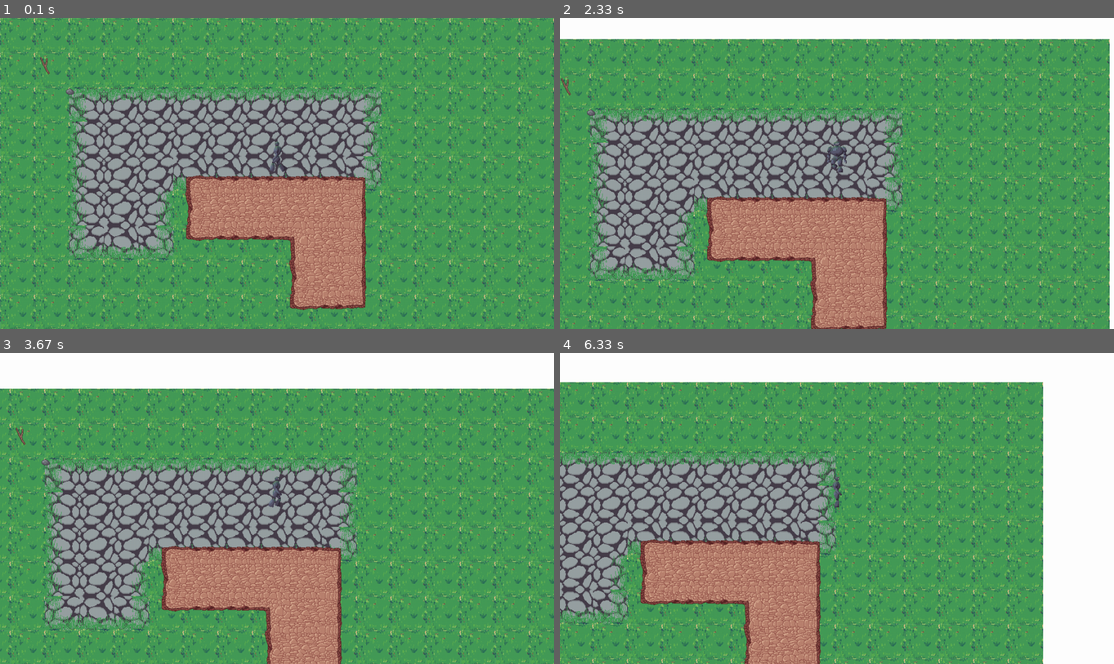
Above: before the commit, frames 1-4 (two rows, left to right).
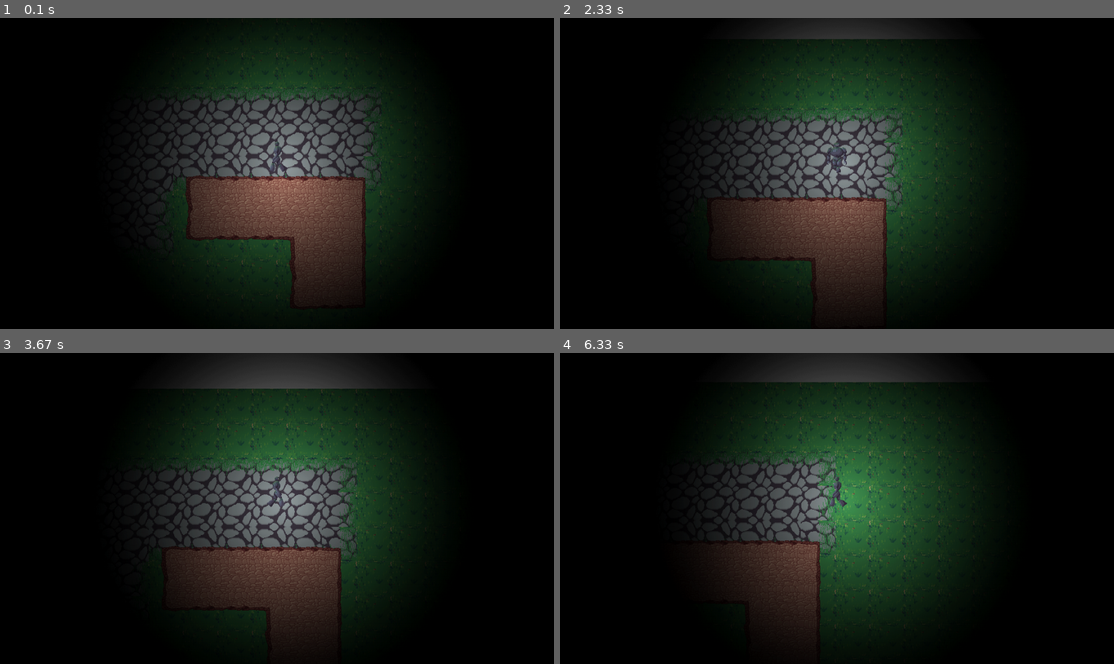
Above: after the commit, the same moments.

Repository: Trickli-bit/EF_Woche_Pygames
Game: pygame game, started from main.py
Same seed, same stepped clock (60 frames per second), same inputs: the game is played once before the commit and once after it.
Inputs:
- Up to frame 1 (0.1 s): no input
- Up to frame 2 (2.33 s): hold Right 0.33-0.8 s; hold Up 0.83-1.13 s; hold Right 1.17-1.63 s; hold Left 1.67-2.2 s; hold Down from 2.23 s (still down)
- Up to frame 3 (3.67 s): release Down at 2.53 s; hold Left 2.57-2.97 s; hold Up 3-3.37 s; hold Right from 3.4 s (still down)
- Up to frame 4 (6.33 s): release Right at 4.03 s; hold Down 4.07-4.43 s; hold Left 4.47-4.93 s; hold Right 4.97-5.43 s; hold Up 5.47-5.77 s; hold Right 5.8-6.27 s; hold Left from 6.3 s (still down)

The runs differ from the first frame. In frame 1, 99% of the frame differs, in the area x 0-100%, y 0-100%; in frame 2, 99%; in frame 3, 99%; in frame 4, 99%.

Commit message:
VignietteAndPuff

Diff:
--- /dev/null
+++ b/Engine/Entity_Classes/animations.py
@@ -0,0 +1,8 @@
+import Engine.entities as entities
+
+class pick_up_animation(entities.Entity):
+    def __init__(self, pos_x, pos_y, rect = entities.pygame.Rect(0,0,64,64), rect_attach = "center", scale = (64, 64), source = r"Engine\Entity_Classes\Sprites_Entity_Classes\pick_up.png", solid = False, is_spritesheet = True, fix = False, base_sprite=0, ani_frames_count=4, ani_animations={"pick_up": [0,3,5,False]}):
+        super().__init__(pos_x, pos_y, rect, rect_attach, scale, source, solid, is_spritesheet, fix, base_sprite, ani_frames_count, ani_animations)
+
+    def update(self, dx=0, dy=0, *args):
+        return super().update(dx, dy, *args)
--- a/Engine/Entity_Classes/collectable.py
+++ b/Engine/Entity_Classes/collectable.py
@@ -2,6 +2,8 @@
 import Main.events
 import pygame
 import Player.player as player
+import Engine.Entity_Classes.animations as animations
+import Main.events as events
 
 class Collectable(entities.Entity):
     def __init__(self, pos_x, pos_y, rect, rect_attach, scale = (64,64), source = None, solid = False, is_spritesheet = False, base_sprite = 0, ani_frames_count = 0, ani_animations = {}):
@@ -10,6 +12,7 @@
         self.name = "Collectable"  # Basisname
         self.value = 0
         self.collected = False  # Ob das Objekt schon gesammelt wurde
+        self.pick_up = None  # Platzhalter für die Aufsammel-Animation
 
 
     def collide_with_player(self, player_obj):
@@ -31,7 +34,18 @@
             self.collected = True
             player_obj.item_dict[self.name] = player_obj.item_dict.get(self.name, 0) + self.value
             print(f"[DEBUG] {player_obj} hat {self.name} eingesammelt! Inventar: {player_obj.item_dict}")
+            self.pick_up = animations.pick_up_animation(self.rect.centerx, self.rect.centery)
+            events.checkAnimations(self.pick_up)
+
+
+
             self.kill()  # Entfernt das Collectable aus allen Sprite-Gruppen
+
+    def update(self, dx = 0, dy = 0, keys = []):
+        super().update(dx, dy, keys)
+
+
+
 
 class Stick(Collectable):
      def __init__(self, pos_x, pos_y, rect = pygame.Rect(0, 0, 64, 64), rect_attach = "topleft", scale = (64,64), source = r"Engine\Entity_Classes\Sprites_Entity_Classes\stock-pixilart (2).png", solid = False, is_spritesheet = False, base_sprite=0, ani_frames_count=0, ani_animations= {}):
--- a/Engine/entities.py
+++ b/Engine/entities.py
@@ -1,3 +1,5 @@
+# Engine/entities.py  (ersetzt die Entity- und EntityMovable-Klassen)
+
 import pygame
 import Engine.sprite_sheet as sprite_sheet
 import Main.settings as settings
@@ -19,41 +21,70 @@
         self.pos_y = pos_y
         self.ani_animations = ani_animations
 
+        # wichtig für späteres Rescaling / base-frame
+        self.scale = scale
+        self.base_sprite = base_sprite
+        self.ani_frames_count = ani_frames_count
+
         if is_spritesheet:
+            # Animation-Objekt pro-Instanz (frames werden intern gecached)
             self.Animation = sprite_sheet.SpriteSheetAnimation(source, rect, ani_frames_count, ani_animations, base_sprite)
-            self.image = self.Animation.frames[base_sprite]
+
+            # Setze das sichtbare Bild initial auf das base_sprite (so bleiben Tiles korrekt)
+            try:
+                base_img = self.Animation.frames[self.base_sprite]
+            except Exception:
+                # Fallback: das standardframe der Animation
+                base_img = getattr(self.Animation, "standardframe", self.Animation.frames[0])
+            self.image = pygame.transform.scale(base_img, self.scale)
         else:
             self.Animation = sprite_sheet.SpriteSheet(source)
             self.image = self.Animation.sprite_extraction(rect)
-
-        self.image = pygame.transform.scale(self.image, scale)
+            self.image = pygame.transform.scale(self.image, self.scale)
+
         self.rect = self.image.get_rect()
-
         setattr(self.rect, self.rect_attach, (self.pos_x, self.pos_y))
         rect.x = self.pos_x
         rect.y = self.pos_y
 
     def update(self, dx = 0, dy = 0, *args):
-        # Animation aktualisieren
+        # Animation nur aktualisieren UND auf self.image übernehmen, wenn:
+        # - die Entität tatsächlich Animationen definiert hat (ani_animations != {})
+        #   -> normale animierbare Entitäten (z.B. NPCs, pick_up, Player)
+        # - ODER wenn eine Animation extern gestartet wurde und aktiv ist (sicherheit)
         if self.is_spritesheet:
-            if self.ani_animations != {}:
+            should_update_image = False
+            if self.ani_animations and len(self.ani_animations) > 0:
+                should_update_image = True
+            elif getattr(self.Animation, "active", False):
+                should_update_image = True
+
+            if should_update_image:
+                # Advance animation frames
                 self.Animation.update()
+                # Aktualisiere self.image nur für animierte Entities (so behalten statische Tiles ihr initial gesetztes Bild)
+                try:
+                    new_img = self.Animation.image
+                    new_img = pygame.transform.scale(new_img, self.scale)
+                    # Falls die Entität ein flip-Flag hat (movable entities), flip hier
+                    if getattr(self, "flip", False):
+                        new_img = pygame.transform.flip(new_img, True, False)
+                    self.image = new_img
+                except Exception:
+                    # keep current image on error
+                    pass
+
         if not self.fix:
             self.rect.x += dx
             self.rect.y += dy
 
 
-
-
 class EntityMovable(Entity):
-
 
     def __init__(self, pos_x, pos_y, rect, rect_attach, scale, source, solid, is_spritesheet, fix = False, base_sprite = 0, ani_frames_count=0, ani_animations={}):
         super().__init__(pos_x, pos_y, rect, rect_attach, scale, source, solid, is_spritesheet, fix, base_sprite, ani_frames_count, ani_animations)
 
-        """Entität die sich bewegen kann. Erbt von Entity.
-        param: \t pos_x, pos_y, breite, höhe, Rechteck_attachment, Skalierung, Pfad, Ist_SpriteSheet?, Basis Sprite, Anz. Frames, Animationen in einem Dict mit {"Animationsname" : [start Frame, letztes Frame, geschwindigkeit, loop (bolean)] ---> Standart: "walking_a", "walking_d", "walking_s", "walking_w" -> Dabei soll immer ein Frame zuvor für das Standartframe sein.]}"""
-        # Afubau SpriteSheet Frame 1: standarfframe walking_a, 2-n walking animation_a, n+1: standartframe walking_d, n+2 - s animation_d, s+1: standardframe walking_s, s+2 - m walking_s animation, m+1: standardframe walking_w, m+2 - x walking_w animation
+        """Entität die sich bewegen kann. Erbt von Entity."""
         self.dx = 0
         self.dy = 0
         self.speed = 3
@@ -64,37 +95,89 @@
     def animation_movement_adjustement(self):
         """
         Passt die Animation je nach Bewegungsrichtung an.
-        Erwartet Animationsnamen: 'walking', 'walking_s', 'walking_w'.
-        Bei Bewegung nach links wird das Bild geflippt.
-        Startet Animation nur, wenn sie sich ändert. Stoppt nur bei Stillstand.
+        - Wählt zuerst die gewünschte Richtung (desired).
+        - Wenn genau passende Animation (z.B. 'walking_a') existiert, nutze sie, kein Flip.
+        - Falls nur die Gegenrichtung existiert (z.B. nur 'walking_d' vorhanden),
+          nutze diese und flippe horizontal (nur für links/rechts).
+        - Wenn keine passende Animation existiert, ändere nichts.
         """
 
+        # Bestimme Wunschrichtung
+        desired = None
         if self.dx > 0:
-            self.animation_name = 'walking_d'
+            desired = 'walking_d'
         elif self.dx < 0:
-            self.animation_name = 'walking_a'
+            desired = 'walking_a'
         elif self.dy < 0:
-            self.animation_name = 'walking_w'
+            desired = 'walking_w'
         elif self.dy > 0:
-            self.animation_name = 'walking_s'
-
+            desired = 'walking_s'
+
+        # Wähle Animation und ob wir flippen müssen
+        anim_to_start = None
+        flip_needed = False
+
+        if desired is not None:
+            # benutze direkte Animation, falls vorhanden
+            if desired in getattr(self, "ani_animations", {}):
+                anim_to_start = desired
+                flip_needed = False
+            else:
+                # fallback: versuche die Gegenrichtung (opposite)
+                opposite_map = {
+                    'walking_a': 'walking_d',
+                    'walking_d': 'walking_a',
+                    'walking_w': 'walking_s',
+                    'walking_s': 'walking_w'
+                }
+                opp = opposite_map.get(desired)
+                if opp and opp in getattr(self, "ani_animations", {}):
+                    anim_to_start = opp
+                    # Flip nur horizontal, nicht vertikal
+                    flip_needed = True if desired in ('walking_a', 'walking_d') else False
+
+        # setze flip-flag (wichtig falls vorher ein anderer Wert da war)
+        self.flip = flip_needed
+
+        # Wenn Spritesheet vorhanden: starte/stoppe Animationen korrekt und aktualisiere self.image
         if self.is_spritesheet:
-
+            # Stillstand -> Zurück auf Standframe
             if self.dx == 0 and self.dy == 0 and self.last_animation != (None, False):
                 self.last_animation = (None, self.flip)
-                print(self.Animation.current_range)
-                self.Animation.stop_animation(self.Animation.current_range[1]+1)
-                self.image = self.Animation.image
-                if self.flip:
-                    self.image = pygame.transform.flip(self.image, True, False)
+                # stoppe aktuelle Animation
+                try:
+                    self.Animation.stop_animation(self.Animation.current_range[1] + 1)
+                except Exception:
+                    pass
+                # setze das Image auf das, was Animation momentan liefert (skalieren & flip falls nötig)
+                try:
+                    img = self.Animation.image
+                    img = pygame.transform.scale(img, self.scale)
+                    if self.flip:
+                        img = pygame.transform.flip(img, True, False)
+                    self.image = img
+                except Exception:
+                    pass
                 self.animation_name = None
             else:
-                if self.last_animation != (self.animation_name, self.flip):
-                    self.Animation.stop_animation(self.Animation.current_range[1]+1)
-                    self.Animation.start_animation(self.animation_name)
-                    self.last_animation = (self.animation_name, self.flip)
-            self.image = self.Animation.image
-
+                # Wenn eine Animation gewählt wurde: starte sie falls sie neu ist
+                if anim_to_start is not None:
+                    if self.last_animation != (anim_to_start, self.flip):
+                        try:
+                            self.Animation.stop_animation(self.Animation.current_range[1] + 1)
+                        except Exception:
+                            pass
+                        self.Animation.start_animation(anim_to_start)
+                        self.last_animation = (anim_to_start, self.flip)
+                # sync aktuelles Frame ins sichtbare Bild (auch wenn gleiche Animation läuft)
+                try:
+                    img = self.Animation.image
+                    img = pygame.transform.scale(img, self.scale)
+                    if self.flip:
+                        img = pygame.transform.flip(img, True, False)
+                    self.image = img
+                except Exception:
+                    pass
 
     def collition(self, entity):
         """Berechnet die Kollisionsrichtung basierend auf Rechtecksüberlappung."""
@@ -119,9 +202,5 @@
                 self.solid_collision_direction = "up"
 
     def update(self, dx = 0, dy = 0, *args):
-
-        """ Aktualisiert die Position und Animation der beweglichen Entität.
-        param:\t keys (pygame.key.get_pressed()) """
-
         super().update(dx, dy, *args)
         self.animation_movement_adjustement()
--- a/Engine/sprite_sheet.py
+++ b/Engine/sprite_sheet.py
@@ -54,7 +54,6 @@
         self.current_range = [0,0,0,True]
 
         if filename not in frames_dict:
-            print("new Animation", image_count)
             self.frames = self.load_sprites(rect, image_count)
             frames_dict[filename] = self.frames
         else:
@@ -83,7 +82,9 @@
             self.current_frame += 1
             if self.current_frame >= self.current_range[1] + 1:
                 if not self.loop:
-                    self.stop_animation()
+                    print("stopping animation")
+
+                    self.stop_animation(self.current_range[1])
                 self.current_frame = self.current_range[0]
         self.framecounter += 1
         return self.current_frame
@@ -95,7 +96,9 @@
 
     def update_image(self):
         """ Aktualisiert das Bild (self.image) mit dem nächsten Frame der Animation."""
-        self.image = self.frames[self.next_frame()]
+        next_frame_int = self.next_frame()
+        print(next_frame_int, self.animations)
+        self.image = self.frames[next_frame_int]
 
     def update(self):
         """ Wird von pygame.sprite.Group() automatisch aufgerufen, um das Sprite zu aktualisieren.
--- a/Main/events.py
+++ b/Main/events.py
@@ -1,3 +1,4 @@
+
 class Collision:
     """Kollisionsklasse für feste und bewegliche Objekte."""
 
@@ -24,3 +25,15 @@
             self.collide_with_solid(movable)
         for player in self.playerGroup:
             self.collide_with_solid(player)
+
+animation_to_add = None
+
+def checkAnimations(animation):
+    global animation_to_add
+    animation_to_add = animation
+    addingAnimation()
+
+
+def addingAnimation():
+    global animation_to_add
+    return animation_to_add
--- /dev/null
+++ b/Main/sounds.py
@@ -0,0 +1,7 @@
+import pygame
+pygame.mixer.init()
+slow_theme = pygame.mixer.Sound(r"Main\sounds\slow_themes.mp3")
+
+def play_background_music():
+    slow_theme.set_volume(0)
+    slow_theme.play(loops = -1)
--- a/Player/player.py
+++ b/Player/player.py
@@ -43,10 +43,20 @@
 
 
 
-    def update(self, dx = 0, dy = 0, keys = []):
-
+    def update(self, dx = 0, dy = 0, keys = None):
         """ Aktualisiert die Position und Animation des Spielers.
         param:\t keys (pygame.key.get_pressed()) """
-        super().update()
-        if keys != []:
+        if keys is None:
+            keys = []
+
+        # 1) Berechne die Bewegung basierend auf Tastendrücken -> setzt self.dx / self.dy
+        if keys:
             self.calculating_movement(keys)
+
+        # 2) Trigger Animation basierend auf self.dx / self.dy (direkt, damit Animation korrekt gesetzt wird)
+        #    (ruft die Methode aus EntityMovable, die jetzt robuster mit Flip umgeht)
+        self.animation_movement_adjustement()
+
+        # 3) Danach das normale Update von Entity/EntityMovable ausführen.
+        #    Wichtig: wir übergeben die Parameter dx,dy wie vom main-loop erwartet
+        super().update(dx, dy, keys)
--- a/main.py
+++ b/main.py
@@ -8,6 +8,7 @@
 import sys
 import time
 import Engine.Entity_Classes.collectable as collectable
+import Main.sounds as sounds
 
 
 pygame.init()
@@ -21,6 +22,10 @@
 floor_group = pygame.sprite.Group()
 moving_entities_group = pygame.sprite.Group()
 playerGroup = pygame.sprite.GroupSingle()
+animationGroup = pygame.sprite.Group()
+overlayGroup= pygame.sprite.Group()
+
+vigniette = entities.Entity(settings.SCREEN_WIDTH//2, settings.SCREEN_HEIGHT//2, pygame.Rect(0, 0, settings.SCREEN_WIDTH, settings.SCREEN_HEIGHT), "center", (settings.SCREEN_WIDTH, settings.SCREEN_HEIGHT), r"vigniette.png",False, False, False, 0, 0, {})
 
 Player = player.Player(settings.SCREEN_WIDTH//2, settings.SCREEN_HEIGHT//2, pygame.Rect(0, 0, 64, 64), "midbottom", (64, 64), r"Player\player.png",True, True, True, 0, 21, {"walking_a": [0, 3, 5, True], "walking_d": [5, 8, 5, True], "walking_s": [10, 15, 5, True], "walking_w": [17, 19, 5, True]})
 
@@ -30,9 +35,13 @@
 entities_group.add(Stick)  # Füge das Stick-Objekt zur Entitäten-Gruppe hinzu, damit es im Spiel erscheint
 entities_group.add(Rock)
 
+overlayGroup.add(vigniette)
+
 playerGroup.add(Player)
 
-Colliton = events.Collision(entities_group, moving_entities_group, playerGroup)
+
+
+Collition = events.Collision(entities_group, moving_entities_group, playerGroup)
 
 # Run until the user asks to quit
 
@@ -53,6 +62,7 @@
         Map = generation.generateLandscape(floor_group, entities_group)
         Map.generateGrass()
         Map.generateWall()
+        sounds.play_background_music()
         start_generation = False
 
     for event in pygame.event.get():
@@ -61,19 +71,39 @@
 
     keys = pygame.key.get_pressed()
 
+
     floor_group.update(-Player.dx, -Player.dy, keys)
     floor_group.draw(screen)
+
+    a = events.addingAnimation()
+    if a is not None:
+        animationGroup.add(a)
+        a.Animation.start_animation("pick_up")
+        events.animation_to_add = None
+        a = None
+
+    for anim in animationGroup.sprites():
+        # Wenn eine Animation existiert und inactive ist, entferne das Sprite
+        if hasattr(anim, "Animation") and anim.Animation.active == False:
+            # Hier kill() um sicher aus allen Gruppen entfernt zu werden
+            anim.kill()
+
 
     entities_group.update(-Player.dx, -Player.dy, keys)
     entities_group.draw(screen)
 
-    moving_entities_group.update(-Player.dx, -Player.dy, keys,)
+    moving_entities_group.update(-Player.dx, -Player.dy, keys)
     moving_entities_group.draw(screen)
+
+    animationGroup.update(-Player.dx, -Player.dy, keys)
+    animationGroup.draw(screen)
 
     playerGroup.update(settings.SCREEN_WIDTH//2, settings.SCREEN_HEIGHT//2, keys)
     playerGroup.draw(screen)
 
-    Colliton.update()
+    overlayGroup.draw(screen)
+
+    Collition.update()
 
     pygame.display.update()
     clock.tick(60)
Binary file added: Engine/Entity_Classes/Sprites_Entity_Classes/pick_up.png
Binary file added: vigniette.png
Not shown, added: Main/sounds/slow_themes.mp3
